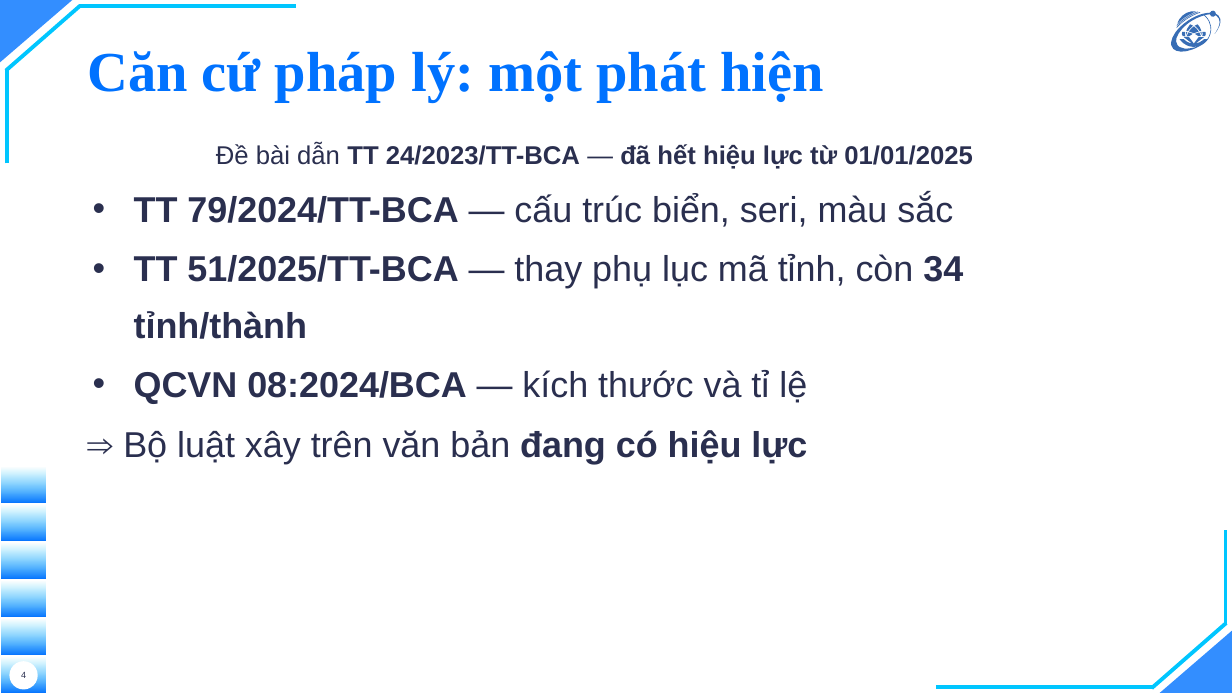
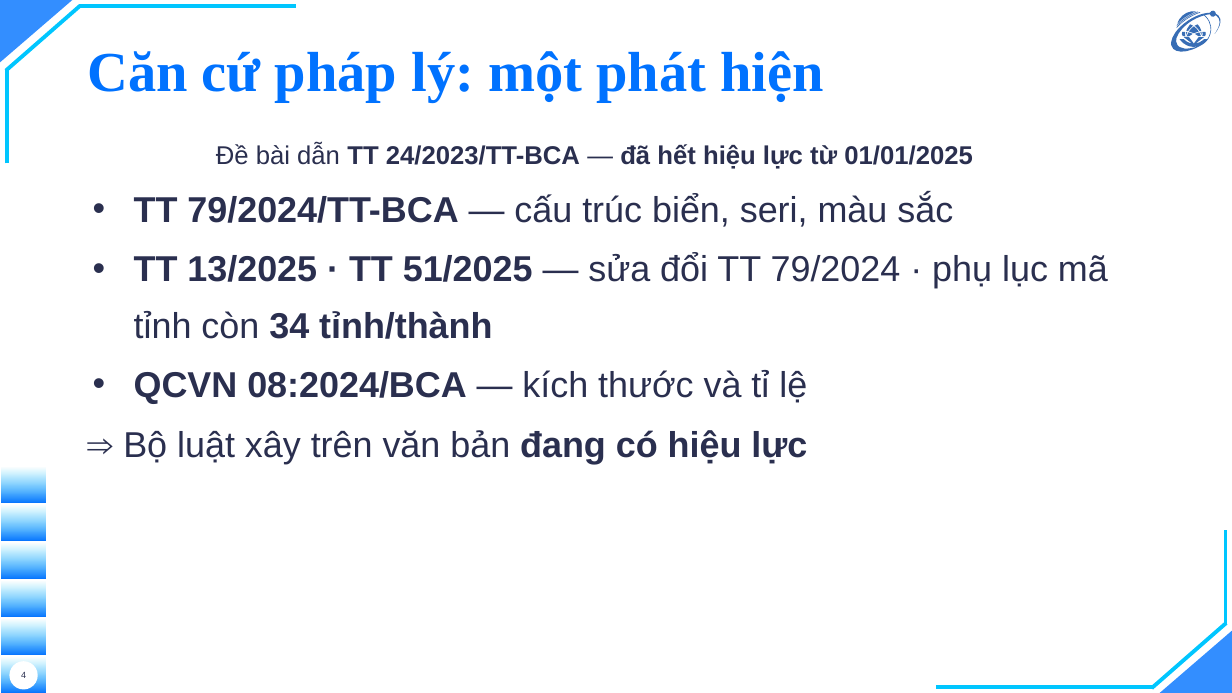
Before and after one commit to hieunguyen2604/alpr-do-an-mon-hoc, a slide deck: slide 4 of docs/slides/slides.pptx. Drawn at 1232x693 pixels with LibreOffice and Linux fonts; fonts in the diff are those of the drawing; background and template pictures are left out. Boxes give left, top, right and bottom in pixels: in the first picture for what was removed or moved away, otherwise in the second. Text is boxed around its words. In the diff, an @@ line names an element or a change of style, - is before the commit and + after.

```diff
--- a/docs/slides/slides.pptx
+++ b/docs/slides/slides.pptx
@@ text at [134,253,1108,339]: text changed; bold off @@
-• TT 51/2025/TT-BCA — thay phụ lục mã tỉnh, còn 34 tỉnh/thành
+• TT 13/2025 · TT 51/2025 — sửa đổi TT 79/2024 · phụ lục mã tỉnh còn 34 tỉnh/thành
```
Also in this commit, not shown: 3 other files.
